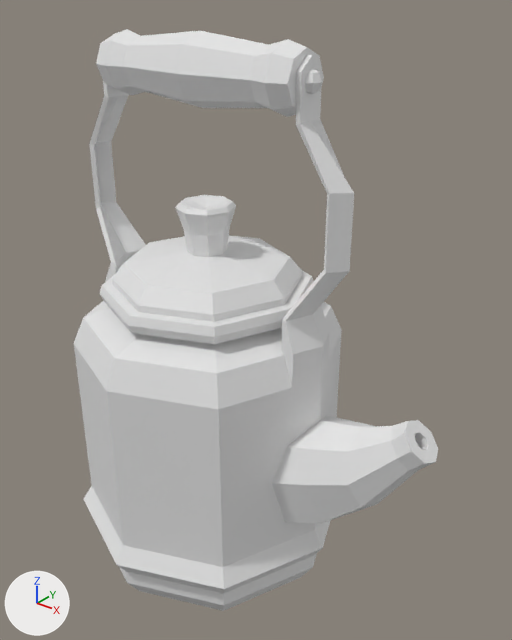
The FBX model Assets/Meshes/Kettle.fbx: old version first, new version second.
The view is the same before and after, from a 50 mm camera at (0.18, -0.195, 0.24) aimed at (0.021, 0.004, 0.116). Every picture has the same lights, and +X, +Y and +Z are marked at lower left. Where no turn or scale is listed for an object, it has been applied to the vertices.

In view in the first picture: 'keettleBody', 'keettleHandleArm', 'keettleHandleBase', 'kettleHandle', 'kettleLid', 'kettleLidHandle', 'kettleSpout'.
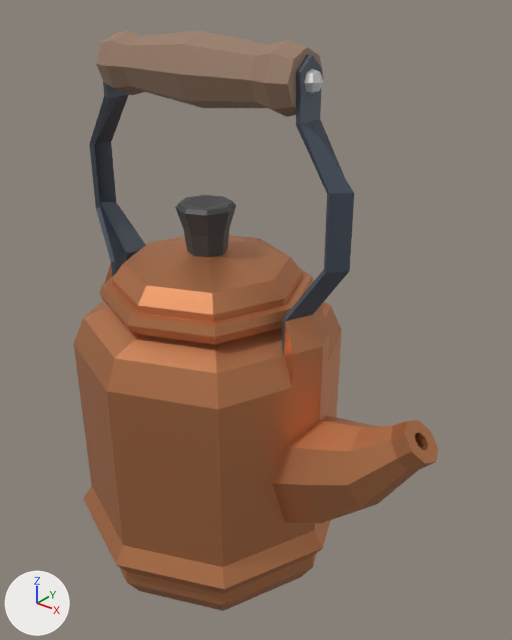
The newer file is also turned or shifted as a whole; pictures and numbers use the older file's frame.

Patch to the scene script:
```diff
--- a/Assets/Meshes/Kettle.fbx.py
+++ b/Assets/Meshes/Kettle.fbx.py
@@ mat_redmetallic @@
+mat_redmetallic = principled_material('RedMetallic')
+mat_redmetallic.base_color = (0.631, 0.262, 0.117)  # orange #d08c60
+mat_redmetallic.metallic = 0.8
@@ mat_greyplastic @@
+mat_greyplastic = principled_material('GreyPlastic')
+mat_greyplastic.base_color = (0.0602, 0.0602, 0.0602)  # dark grey #454545
@@ mat_darkgreymetal @@
+mat_darkgreymetal = principled_material('DarkGreyMetal')
+mat_darkgreymetal.base_color = (0.0768, 0.0957, 0.128)  # dark blue #4e5764
+mat_darkgreymetal.metallic = 0.286
@@ mat_brown @@
+mat_brown = principled_material('Brown')
+mat_brown.base_color = (0.319, 0.198, 0.133)  # brown #997b66
@@ me_cylinder_009 @@
 me_cylinder_009.from_pydata(...)  # 58 vertices, 64 faces; spans x -0.045..0.045, y -0.013..0.013, z -0.013..0.013
+me_cylinder_009.materials.append(mat_brown)  # brown #997b66
@@ me_cylinder_010 @@
 me_cylinder_010.from_pydata(...)  # 42 vertices, 48 faces; spans x -0.0117..0.0117, y -0.0117..0.0117, z -0.015..0.0062
+me_cylinder_010.materials.append(mat_greyplastic)  # dark grey #454545
@@ me_cylinder_007 @@
 me_cylinder_007.from_pydata(...)  # 130 vertices, 136 faces; spans x -0.0605..0.0605, y -0.0605..0.0605, z 0.0..0.12
+me_cylinder_007.materials.append(mat_redmetallic)  # orange #d08c60
@@ me_cylinder_008 @@
 me_cylinder_008.from_pydata(...)  # 65 vertices, 64 faces; spans x -0.0435..0.0435, y -0.0435..0.0435, z 0.12..0.1433
+me_cylinder_008.materials.append(mat_redmetallic)  # orange #d08c60
@@ me_cylinder_013 @@
 me_cylinder_013.from_pydata(...)  # 80 vertices, 80 faces; spans x -0.0582..0.0013, y -0.0196..0.0196, z -0.0294..0.0374
+me_cylinder_013.materials.append(mat_redmetallic)  # orange #d08c60
@@ me_cylinder_011 @@
 me_cylinder_011.from_pydata(...)  # 24 vertices, 16 faces; spans x -0.056..0.056, y -0.0119..0.0119, z 0.1038..0.1291
+me_cylinder_011.materials.append(mat_redmetallic)  # orange #d08c60
@@ me_cylinder_012 @@
 me_cylinder_012.from_pydata(...)  # 72 vertices, 68 faces; spans x -0.0651..0.0651, y -0.0108..0.0108, z 0.1152..0.2173
+me_cylinder_012.materials.append(mat_darkgreymetal)  # dark blue #4e5764
```

Boxes (x1, y1, x2, y2) around the edits, measured in the pictures (512 x 640 px):
'keettleBody', recoloured (grey to brown): (74, 301, 342, 611) in both
'kettleLid', recoloured (white to brown): (100, 235, 314, 345) in both
'kettleHandle', recoloured (white to brown): (96, 29, 324, 117) in both
'kettleSpout', recoloured (white to brown): (272, 416, 438, 523) in both
'keettleHandleArm', recoloured: (89, 55, 354, 354) in both
'kettleLidHandle', recoloured: (175, 195, 236, 257) in both
'keettleHandleBase', recoloured (grey to brown): (105, 263, 330, 388) in both
